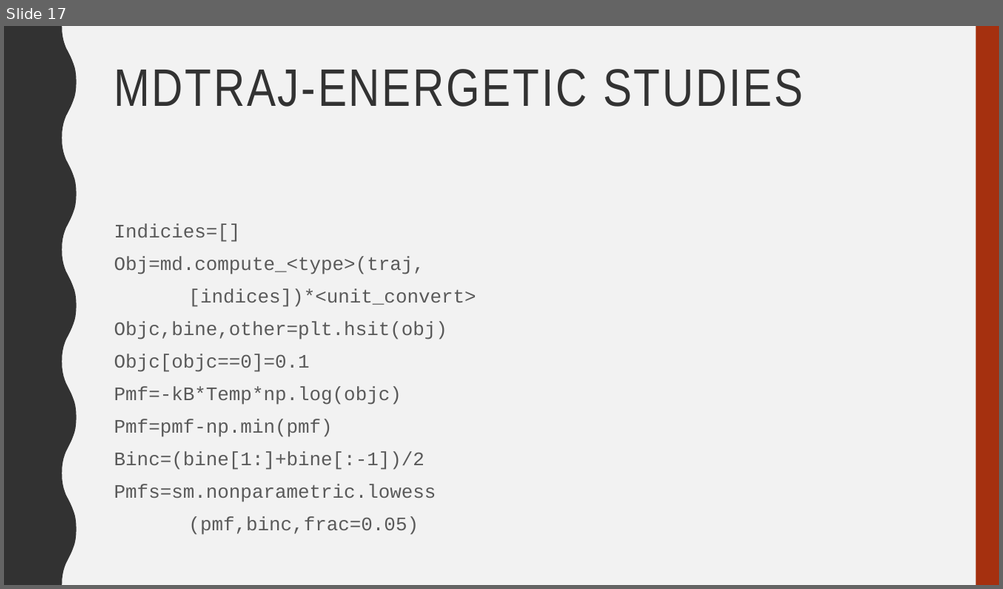
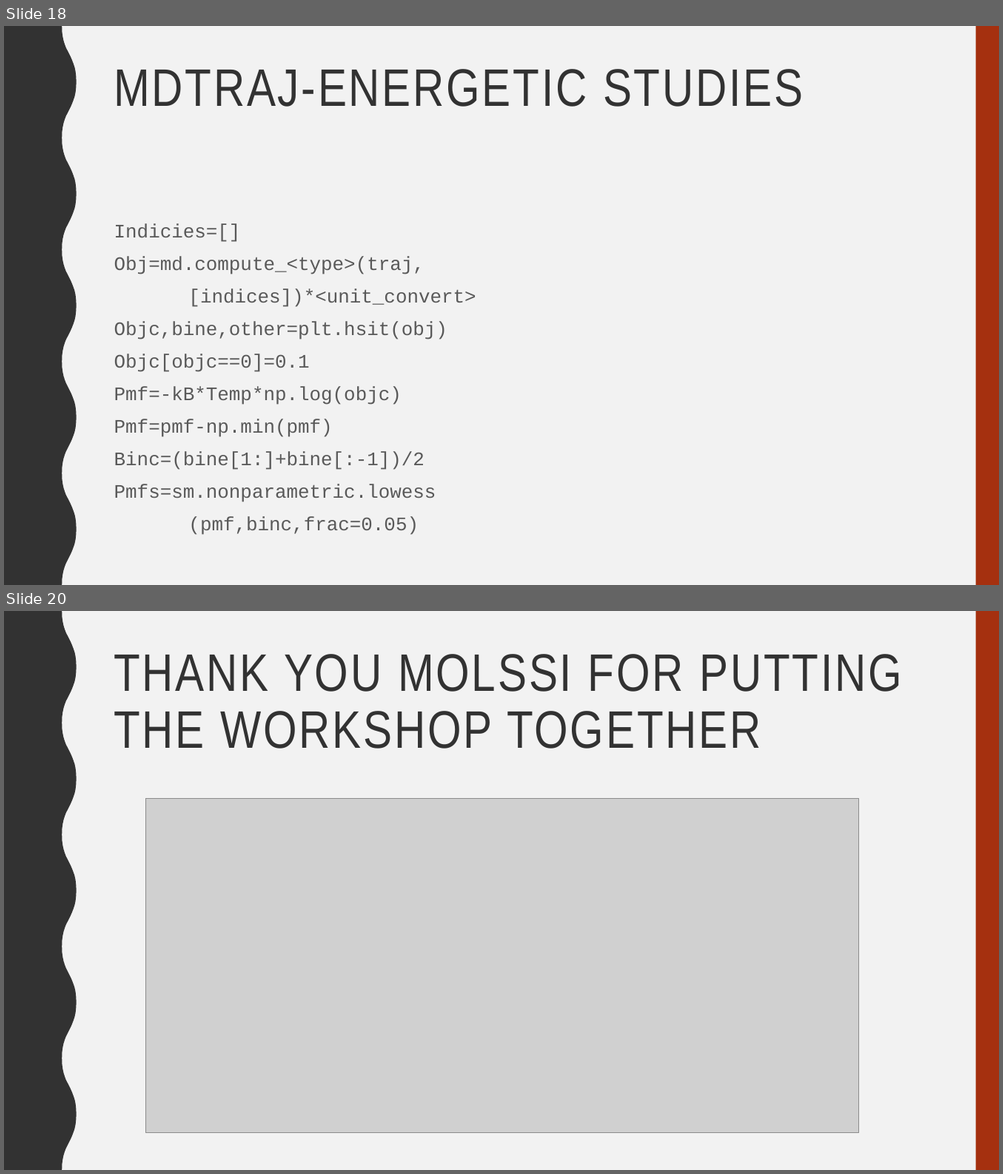
Before and after one commit to gds001/MolSSI-Presentation, a slide deck: MOLSSIWorkshop2018.pptx. Shown one above the other, each under a label of ours: slide 17 before the commit, slides 18 and 20 after it; the slides between them are not shown. The pictures are 1003x589 and 1003x1174 pixels, drawn with LibreOffice and Linux fonts; fonts in the diff are those of the drawing; grey boxes stand for pictures. Boxes give left, top, right and bottom in pixels: in the first picture for what was removed or moved away, otherwise in the second. Text is boxed around its words. In the diff, an @@ line names an element or a change of style, - is before the commit and + after.

```diff
--- a/MOLSSIWorkshop2018.pptx
+++ b/MOLSSIWorkshop2018.pptx
@@ slide 20 added at (x1=4, y1=611, x2=999, y2=1170), background #F2F2F2; not listed: 2 template elements that a slide beside it also shows @@
@@ title added at (x1=114, y1=654, x2=902, y2=749), 51 pt, text #323232 @@
+THANK YOU MOLSSI FOR PUTTING THE WORKSHOP TOGETHER
@@ picture added at (x1=146, y1=799, x2=859, y2=1133) @@
@@ what was slide 17 is now slide 18 @@
```
Also in this commit, not shown: 10 slides changed, 2 other slides added, 1 slide removed.
